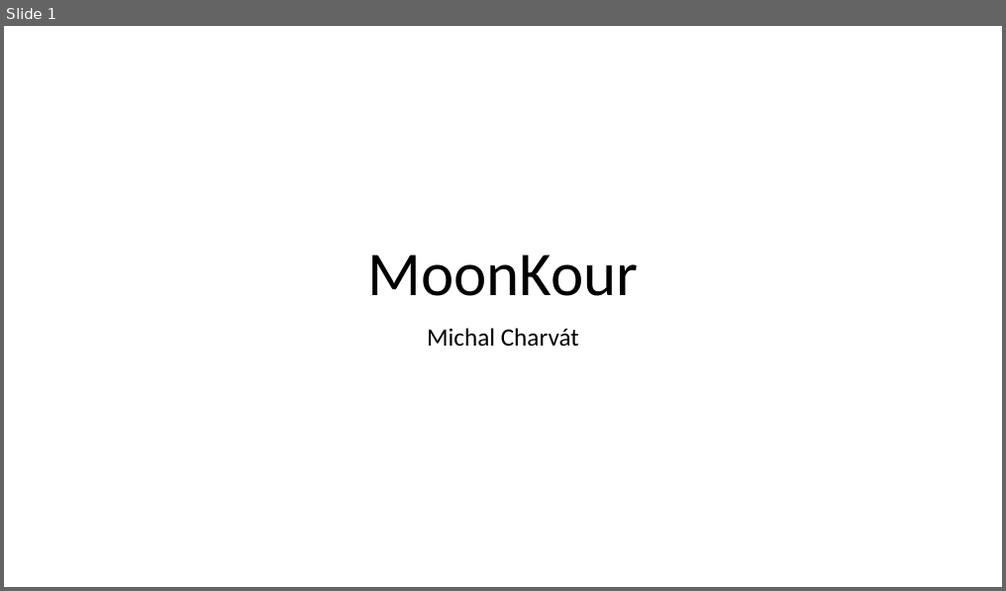
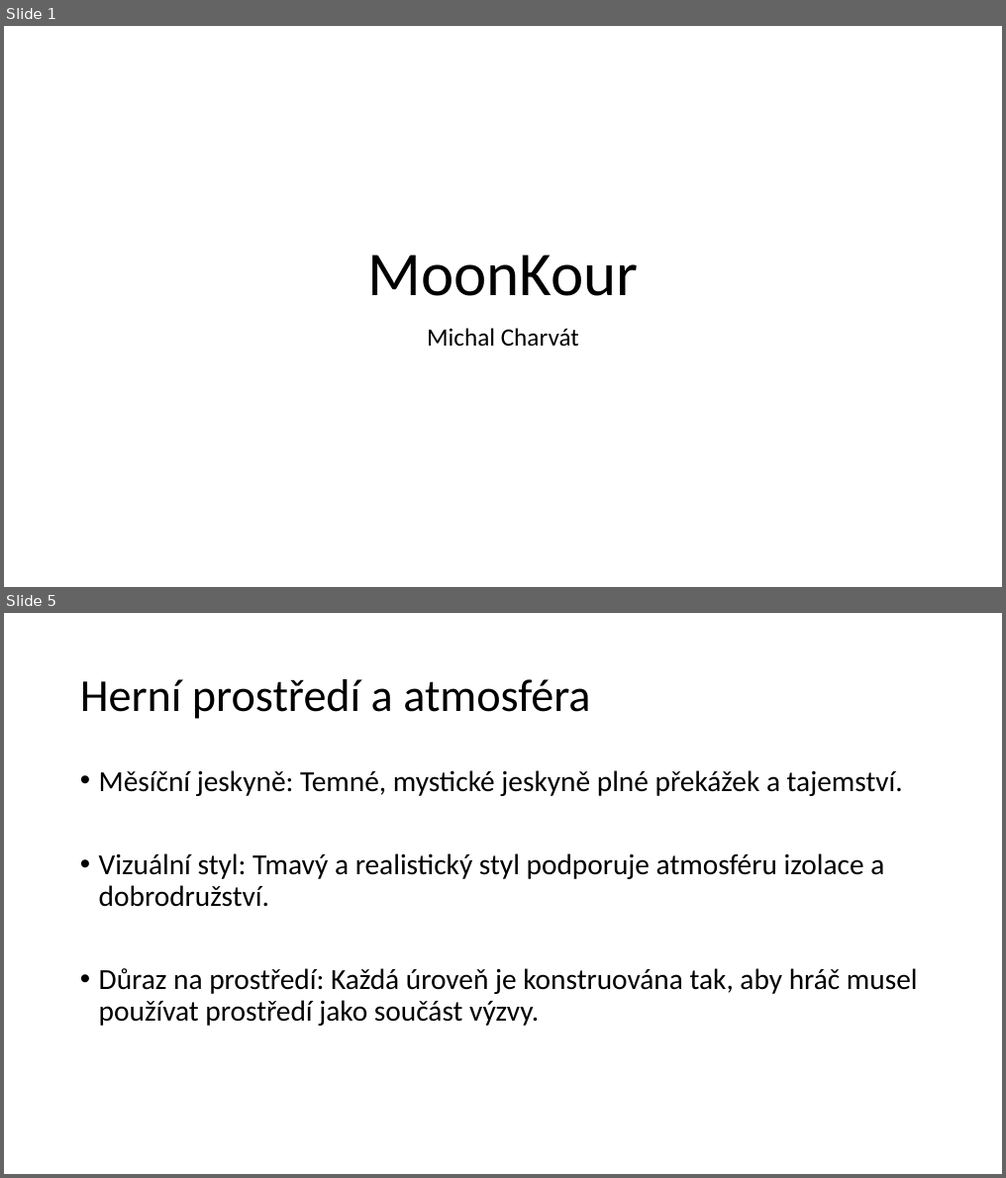
Before and after one commit to Fen1Xcz/TP, a slide deck: MoonKour.pptx. Shown one above the other, each under a label of ours: slide 1 before the commit, slides 1 and 5 after it; the slides between them are not shown. The pictures are 1006x591 and 1006x1178 pixels, drawn with LibreOffice and Linux fonts; fonts in the diff are those of the drawing. Boxes give left, top, right and bottom in pixels: in the first picture for what was removed or moved away, otherwise in the second. Text is boxed around its words. In the diff, an @@ line names an element or a change of style, - is before the commit and + after.

```diff
--- a/MoonKour.pptx
+++ b/MoonKour.pptx
@@ slide 5 added at <box>4,613,1002,1174</box>, background #FFFFFF @@
@@ title added at <box>80,679,590,719</box>, 44 pt, text #000000 @@
+Herní prostředí a atmosféra
@@ text added at <box>99,770,918,1026</box>, 28 pt, text #000000 @@
+• Měsíční jeskyně: Temné, mystické jeskyně plné překážek a tajemství.
+• Vizuální styl: Tmavý a realistický styl podporuje atmosféru izolace a dobrodružství.
+• Důraz na prostředí: Každá úroveň je konstruována tak, aby hráč musel používat prostředí jako součást výzvy.
```
Also in this commit, not shown: 2 slides changed, 3 other slides added, 3 slides removed.
